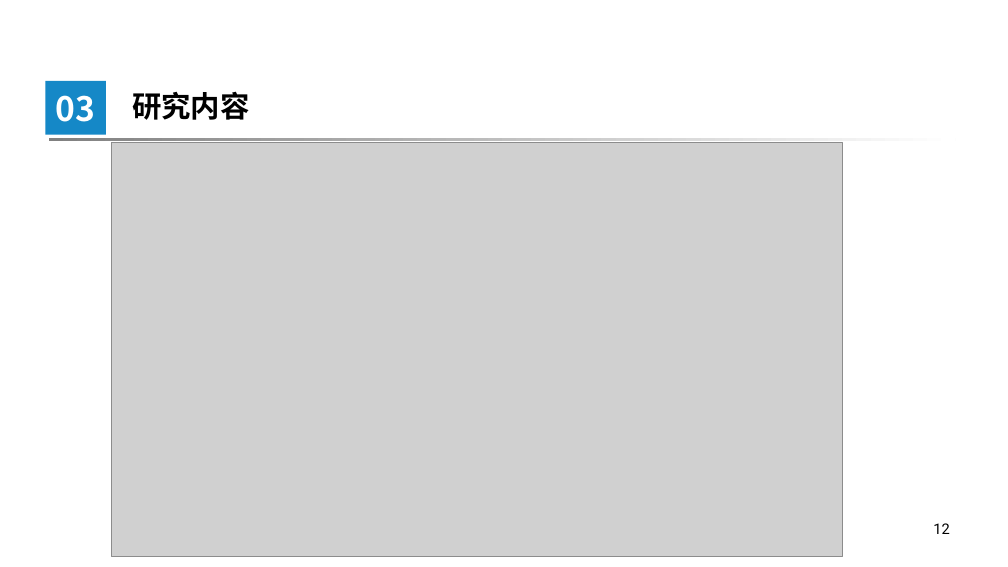
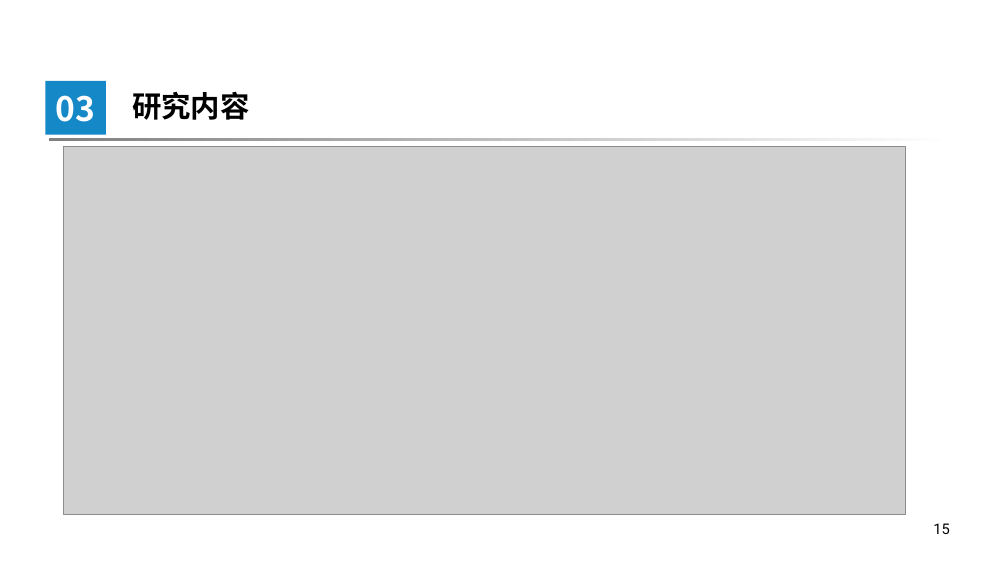
Before and after one commit to 3444374/ai-operator-execution-optimization, a slide deck: slide 15 of opening/slides/opening_defense_20260720_v5.pptx (slide 12 before the commit). Drawn at 1008x567 pixels with LibreOffice and Linux fonts; fonts in the diff are those of the drawing; grey boxes stand for pictures; background and template pictures are left out. Boxes give left, top, right and bottom in pixels: in the first picture for what was removed or moved away, otherwise in the second. Text is boxed around its words. In the diff, an @@ line names an element or a change of style, - is before the commit and + after.

```diff
--- a/opening/slides/opening_defense_20260720_v5.pptx
+++ b/opening/slides/opening_defense_20260720_v5.pptx
@@ picture resized from (x1=111, y1=142, x2=843, y2=557) to (x1=64, y1=147, x2=906, y2=514) @@
@@ page number at (x1=933, y1=523, x2=950, y2=534): text changed @@
-12
+15
```
Also in this commit, not shown: 10 other slides changed, 3 slides added, 29 other files.
